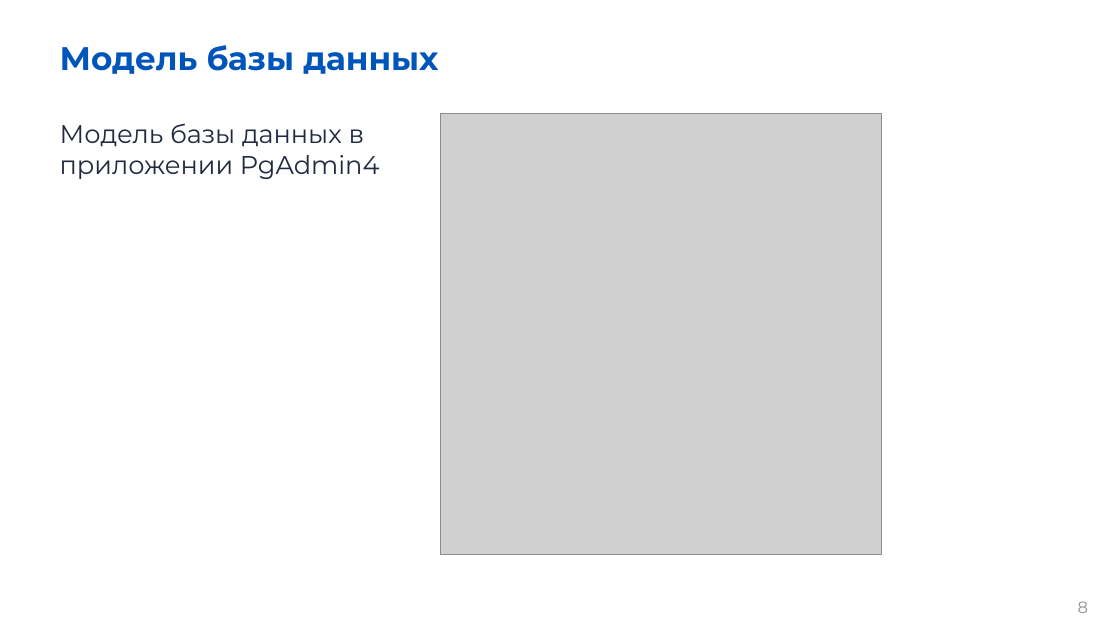
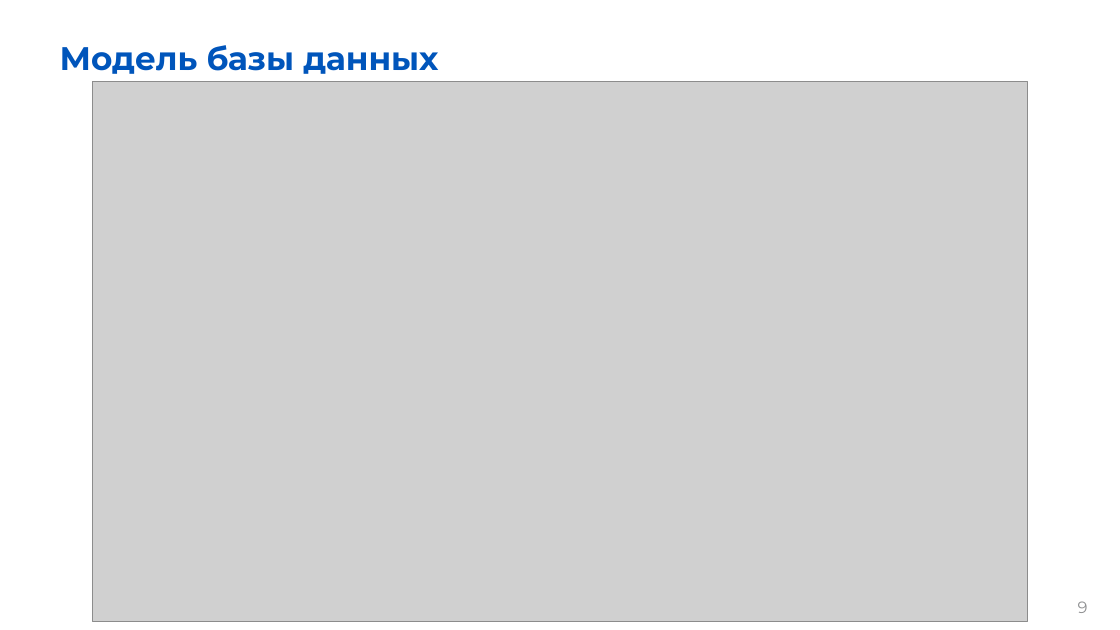
Before and after one commit to zbcoder/vkr_repo, a slide deck: slide 9 of kurs_work_presentation.pptx (slide 8 before the commit). Drawn at 1120x630 pixels with LibreOffice and Linux fonts; fonts in the diff are those of the drawing; grey boxes stand for pictures; background and template pictures are left out. Boxes give left, top, right and bottom in pixels: in the first picture for what was removed or moved away, otherwise in the second. Text is boxed around its words. In the diff, an @@ line names an element or a change of style, - is before the commit and + after.

```diff
--- a/kurs_work_presentation.pptx
+++ b/kurs_work_presentation.pptx
@@ picture added at (92, 81, 1028, 622) @@
@@ picture removed at (440, 114, 882, 555) @@
@@ text removed at (60, 123, 380, 179) @@
-Модель базы данных в приложении PgAdmin4
@@ page number at (1078, 601, 1088, 613): text changed @@
-8
+9
```
Also in this commit, not shown: 2 other slides changed, 8 slides added, 6 slides removed, 1 other file.
